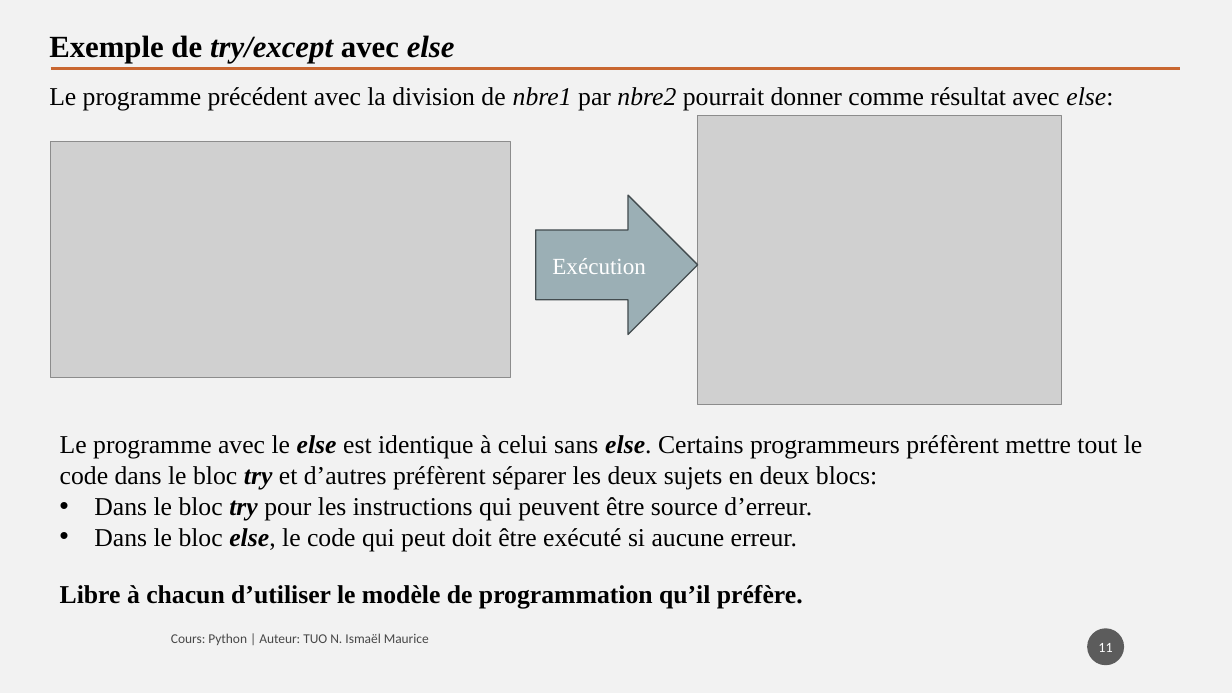
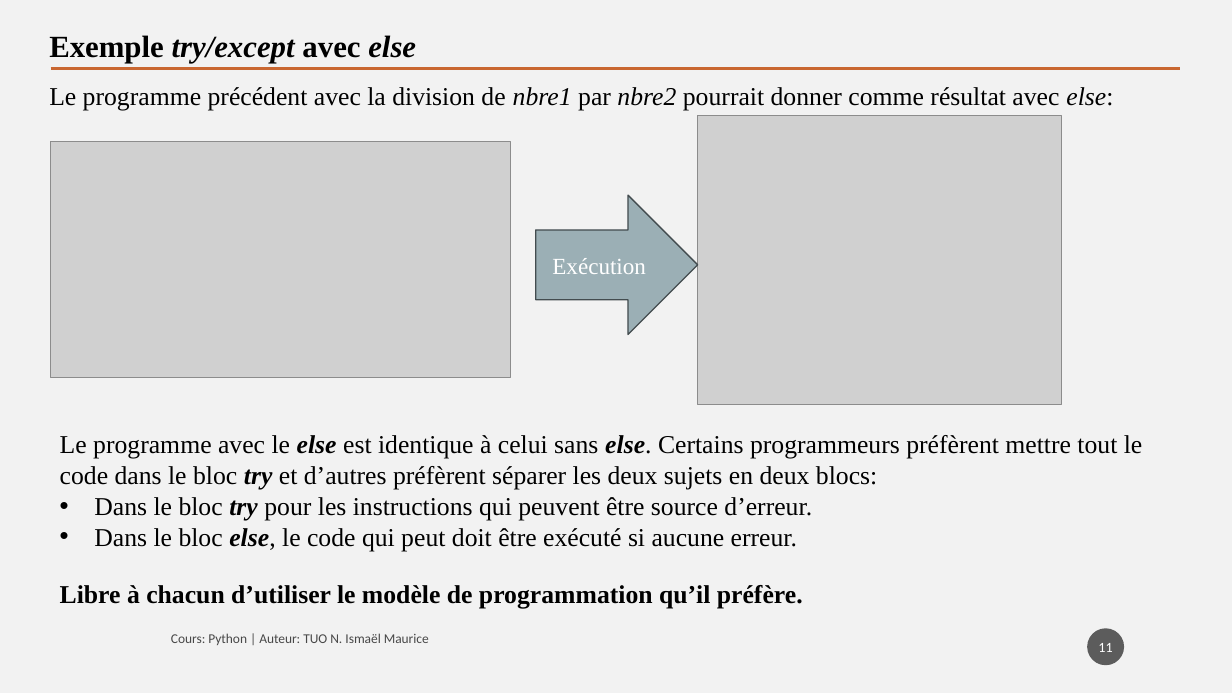
Before and after one commit to tisma95/cours-python, a slide deck: slide 11 of source/Chapitre 7 - Les exceptions.pptx. Drawn at 1232x693 pixels with LibreOffice and Linux fonts; fonts in the diff are those of the drawing; grey boxes stand for pictures. Boxes give left, top, right and bottom in pixels: in the first picture for what was removed or moved away, otherwise in the second. Text is boxed around its words. In the diff, an @@ line names an element or a change of style, - is before the commit and + after.

```diff
--- a/source/Chapitre 7 - Les exceptions.pptx
+++ b/source/Chapitre 7 - Les exceptions.pptx
@@ text at (49, 35, 416, 63): text changed @@
-Exemple de try/except avec else
+Exemple try/except avec else
```
Also in this commit, not shown: 11 other slides changed, 2 other files.
